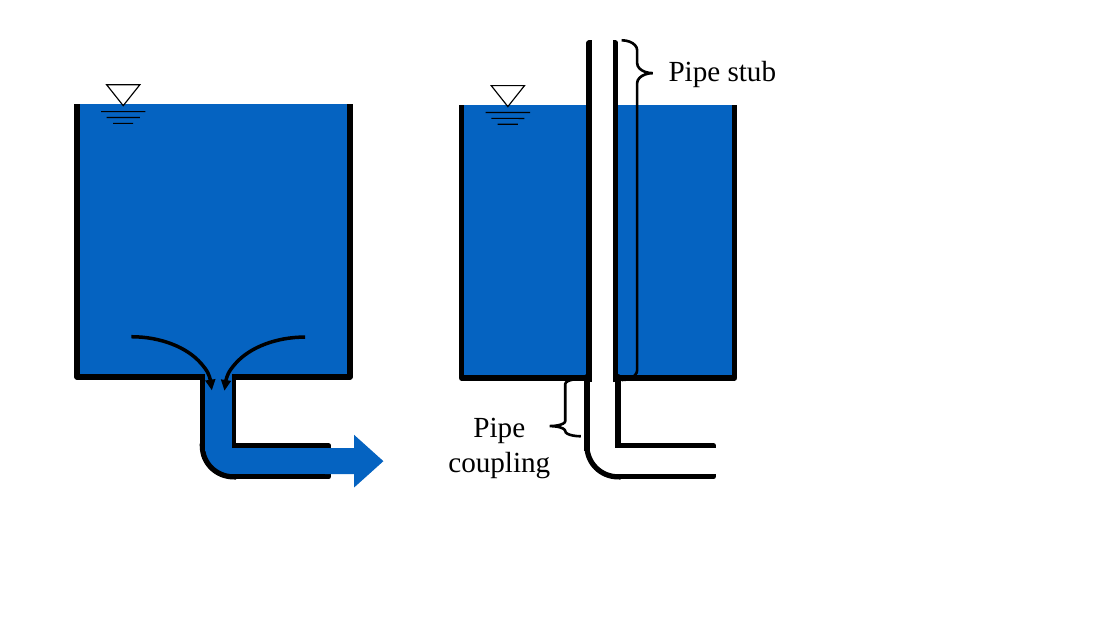
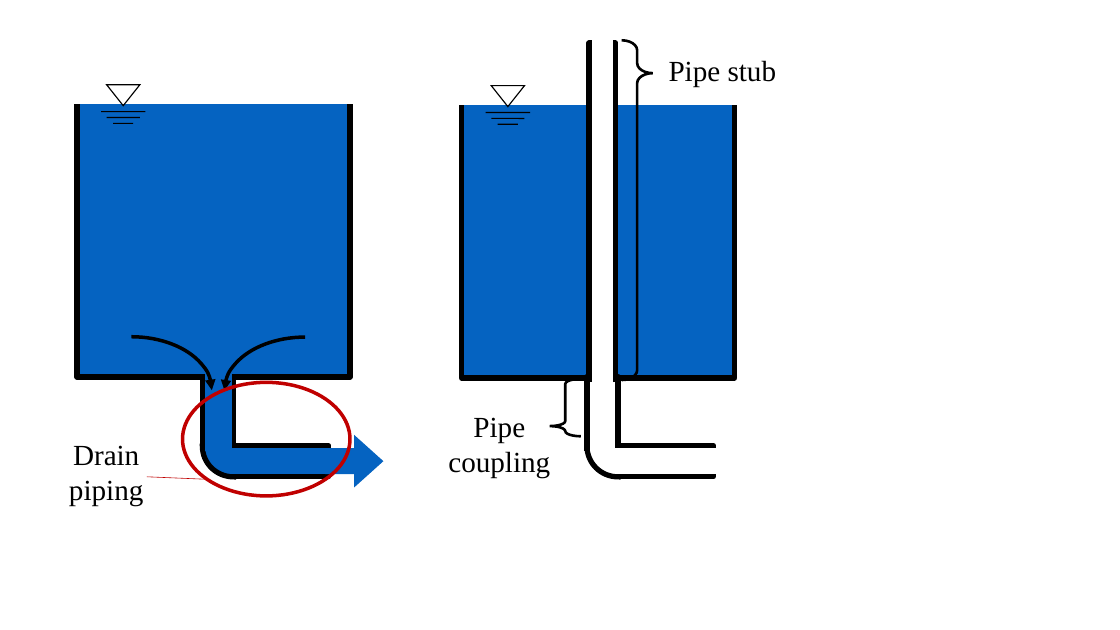
Before and after one commit to AguaClara/SWOT, a slide deck: slide 6 of Summary Sheets/Diagrams.pptx. Drawn at 1120x630 pixels with LibreOffice and Linux fonts; fonts in the diff are those of the drawing. Boxes give left, top, right and bottom in pixels: in the first picture for what was removed or moved away, otherwise in the second. Text is boxed around its words. In the diff, an @@ line names an element or a change of style, - is before the commit and + after.

```diff
--- a/Summary Sheets/Diagrams.pptx
+++ b/Summary Sheets/Diagrams.pptx
@@ ellipse added at bbox=[182, 382, 350, 496], outline #C00000 3 pt @@
@@ text added at bbox=[69, 445, 143, 505], 25 pt, text #000000 @@
+Drain piping
@@ line added from (208, 480) to (147, 477), #C00000 0.5 pt @@
```
Also in this commit, not shown: 1 slide added, 4 other files.
